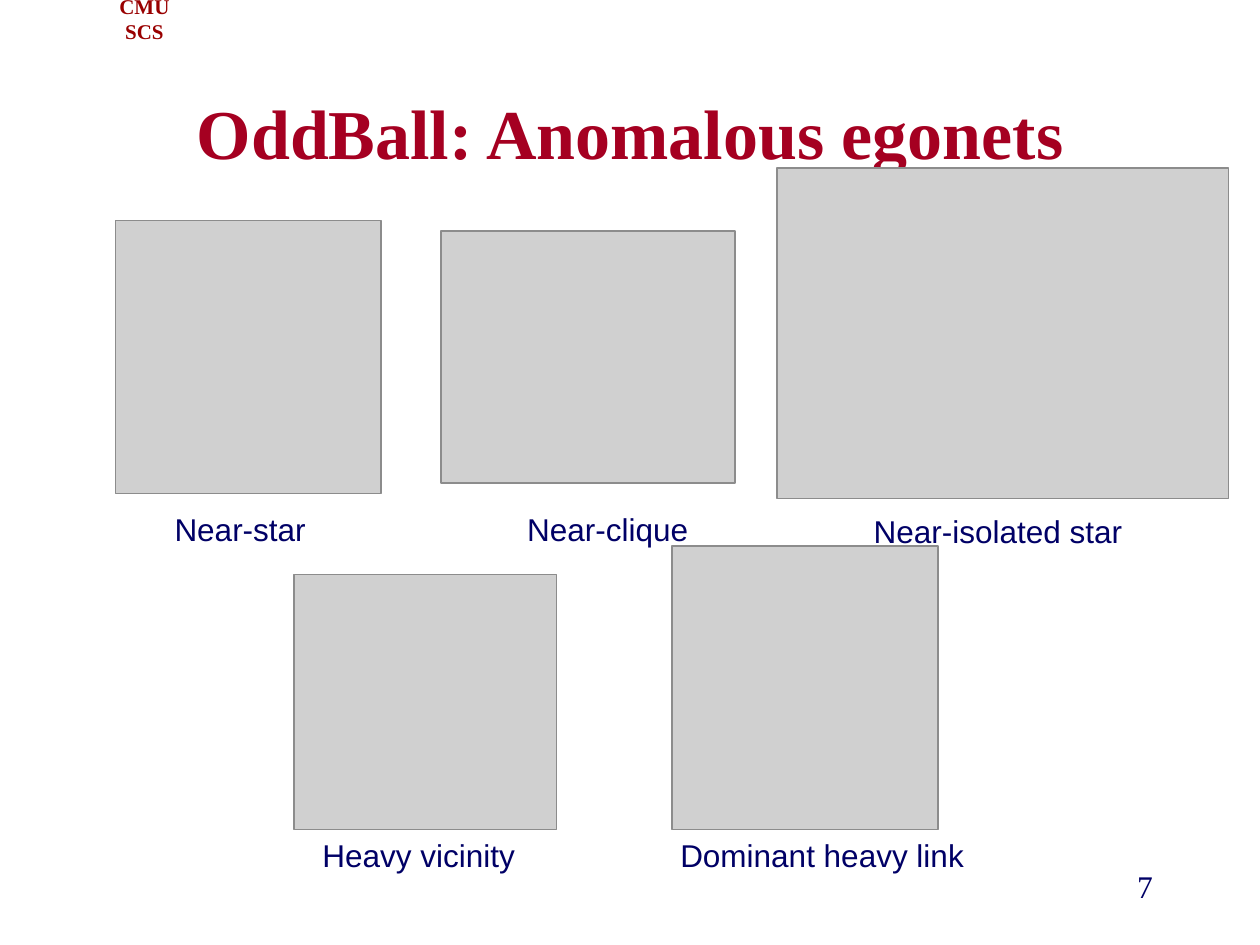
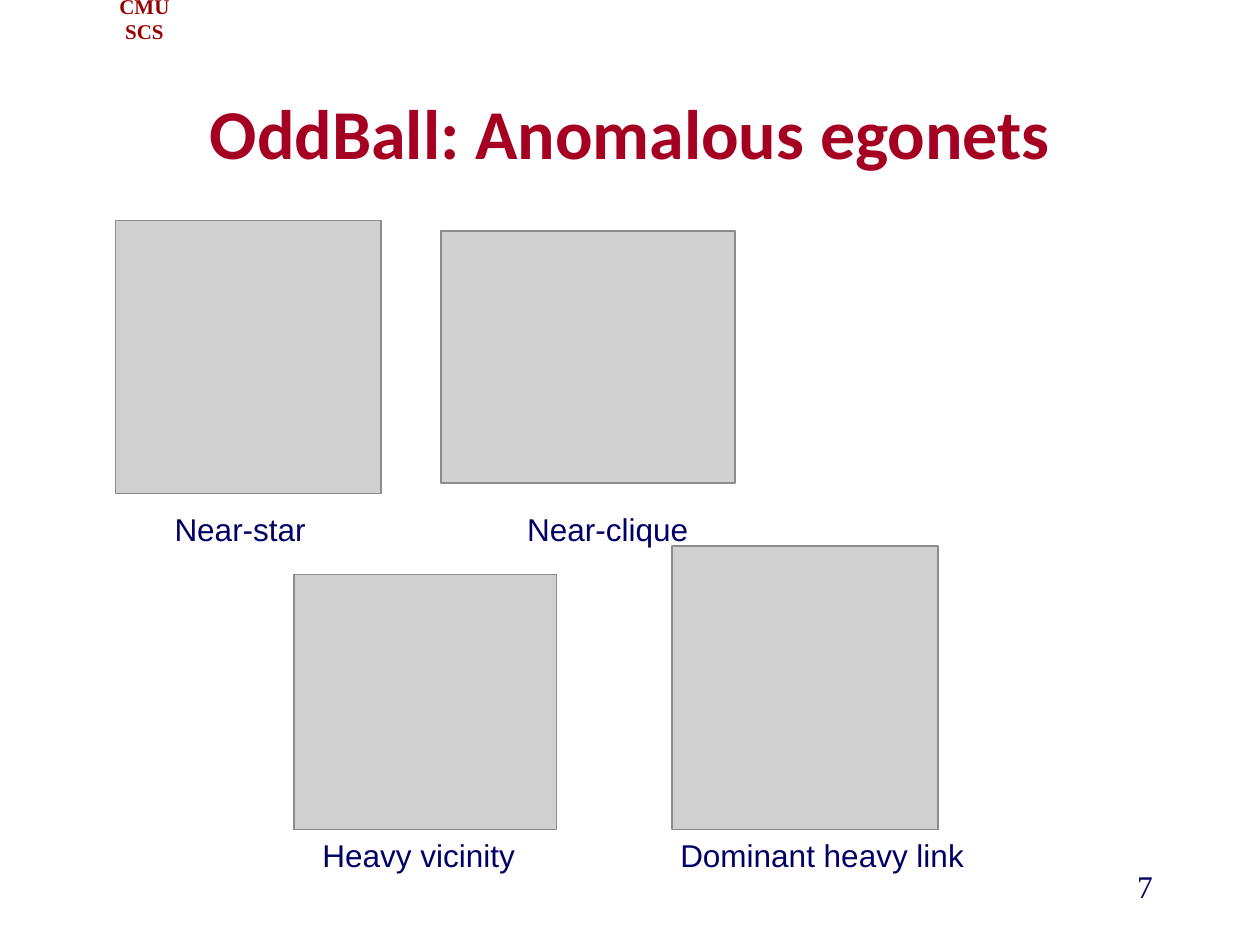
Before and after one commit to cfaloutsos/2021-pakdd-ToT, a slide deck: slide 7 of P1_past_OddBall_ToT.pptx. Drawn at 1260x945 pixels with LibreOffice and Linux fonts; fonts in the diff are those of the drawing; grey boxes stand for pictures; background and template pictures are left out. Boxes give left, top, right and bottom in pixels: in the first picture for what was removed or moved away, otherwise in the second. Text is boxed around its words. In the diff, an @@ line names an element or a change of style, - is before the commit and + after.

```diff
--- a/P1_past_OddBall_ToT.pptx
+++ b/P1_past_OddBall_ToT.pptx
@@ title "OddBall: Anomalous egonets" at bbox=[210, 110, 1050, 171]: font Times New Roman to Calibri @@
@@ picture removed at bbox=[777, 168, 1228, 498] @@
@@ text removed at bbox=[874, 520, 1122, 549] @@
-Near-isolated star
```
Also in this commit, not shown: 11 other slides changed, 1 slide removed.
